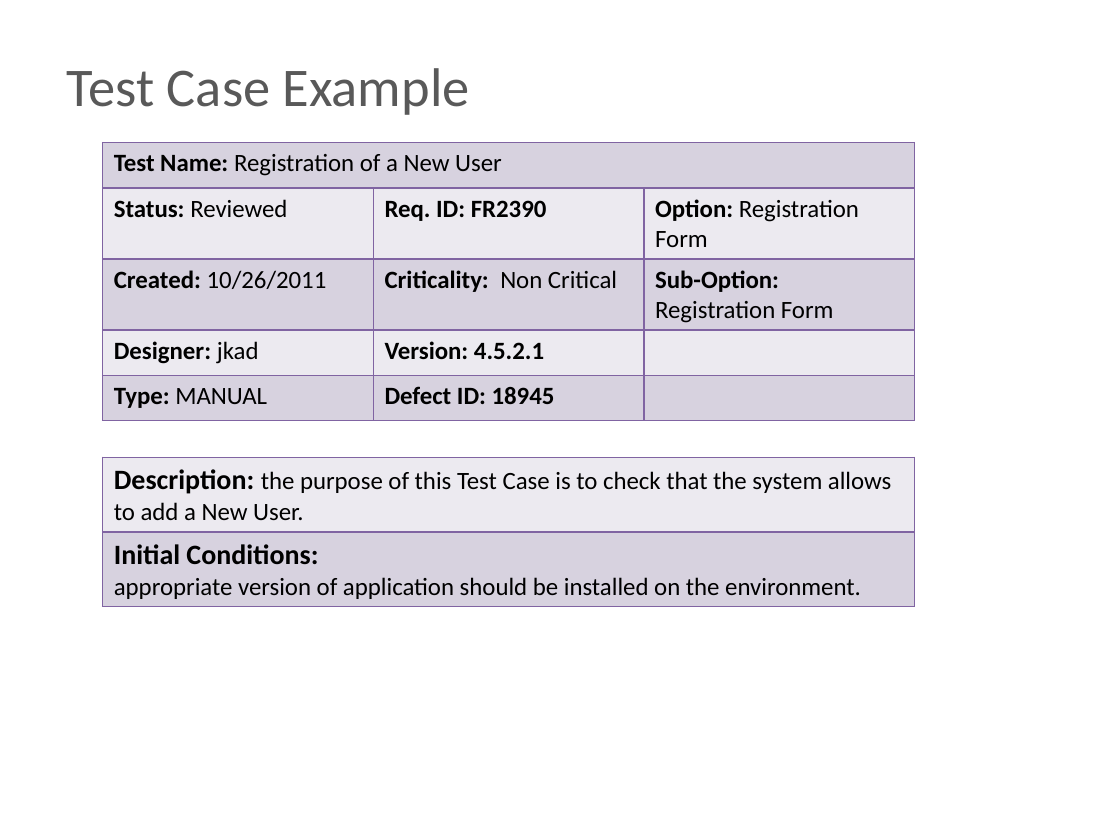
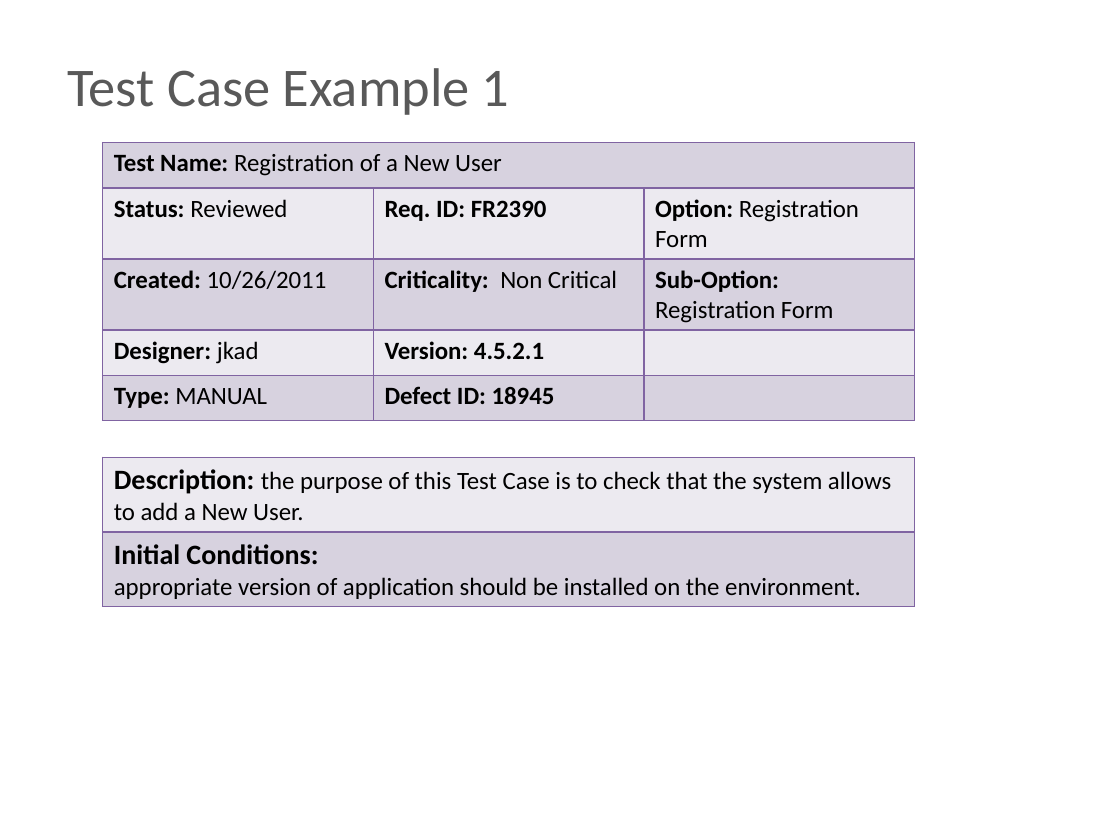
Before and after one commit to BigRacer/swtesting, a slide deck: slide 15 of 5.Test Cases/Artifacts of testing.pptx. Drawn at 1120x840 pixels with LibreOffice and Linux fonts; fonts in the diff are those of the drawing; background and template pictures are left out. Boxes give left, top, right and bottom in pixels: in the first picture for what was removed or moved away, otherwise in the second. Text is boxed around its words. In the diff, an @@ line names an element or a change of style, - is before the commit and + after.

```diff
--- a/5.Test Cases/Artifacts of testing.pptx
+++ b/5.Test Cases/Artifacts of testing.pptx
@@ text at box(67, 68, 510, 115): text changed @@
-Test Case Example
+Test Case Example 1
```
Also in this commit, not shown: 6 other slides changed, 33 other files.
